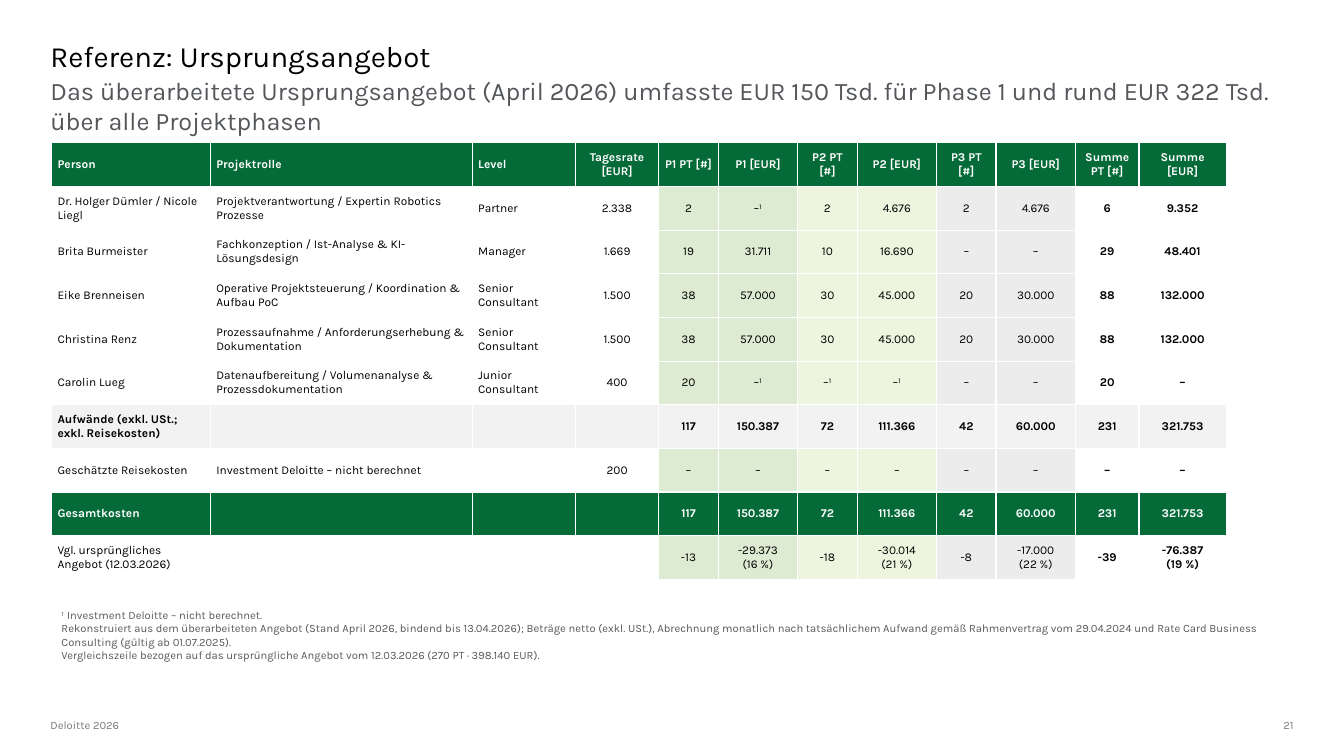
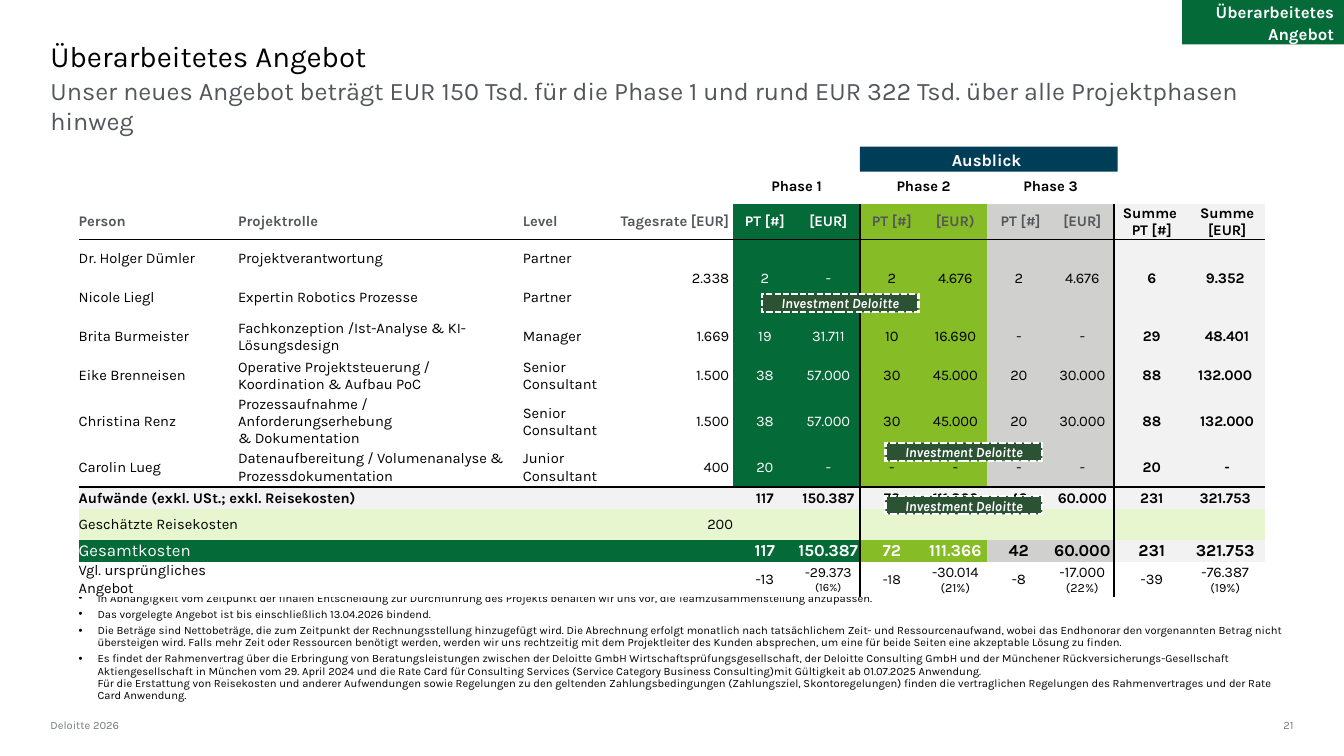
Before and after one commit to brenneisen-e/01_ki-arbeitsplatz, a slide deck: slide 21 of Bestandsuebertragung/kontextdokumente/20260702_ERGO_HR Sales_Makler meets KI_Angebot Deloitte_vworking.pptx. Drawn at 1344x756 pixels with LibreOffice and Linux fonts; fonts in the diff are those of the drawing. Boxes give left, top, right and bottom in pixels: in the first picture for what was removed or moved away, otherwise in the second. Text is boxed around its words. In the diff, an @@ line names an element or a change of style, - is before the commit and + after.

```diff
--- a/Bestandsuebertragung/kontextdokumente/20260702_ERGO_HR Sales_Makler meets KI_Angebot Deloitte_vworking.pptx
+++ b/Bestandsuebertragung/kontextdokumente/20260702_ERGO_HR Sales_Makler meets KI_Angebot Deloitte_vworking.pptx
@@ rectangle added at bbox=[1183, 0, 1344, 44], fill #046A38, 12 pt, text #FFFFFF, bold @@
+Überarbeitetes Angebot
@@ title at bbox=[50, 43, 366, 74]: text changed @@
-Referenz: Ursprungsangebot
+Überarbeitetes Angebot
@@ text at bbox=[50, 82, 1237, 136]: text changed @@
-Das überarbeitete Ursprungsangebot (April 2026) umfasste EUR 150 Tsd. für Phase 1 und rund EUR 322 Tsd. über alle Projektphasen
+Unser neues Angebot beträgt EUR 150 Tsd. für die Phase 1 und rund EUR 322 Tsd. über alle Projektphasen hinweg
@@ table at bbox=[79, 147, 1265, 601] @@
-Person | Projektrolle | Level | Tagesrate [EUR] | P1 PT [#] | P1 [EUR] | P2 PT [#] | P2 [EUR] | P3 PT [#] | P3 [EUR] | Summe PT [#] | Summe [EUR]
-Dr. Holger Dümler / Nicole Liegl | Projektverantwortung / Expertin Robotics Prozesse | Partner | 2.338 | 2 | –¹ | 2 | 4.676 | 2 | 4.676 | 6 | 9.352
-Brita Burmeister | Fachkonzeption / Ist-Analyse & KI-Lösungsdesign | Manager | 1.669 | 19 | 31.711 | 10 | 16.690 | – | – | 29 | 48.401
-Eike Brenneisen | Operative Projektsteuerung / Koordination & Aufbau PoC | Senior Consultant | 1.500 | 38 | 57.000 | 30 | 45.000 | 20 | 30.000 | 88 | 132.000
-Christina Renz | Prozessaufnahme / Anforderungserhebung & Dokumentation | Senior Consultant | 1.500 | 38 | 57.000 | 30 | 45.000 | 20 | 30.000 | 88 | 132.000
-Carolin Lueg | Datenaufbereitung / Volumenanalyse & Prozessdokumentation | Junior Consultant | 400 | 20 | –¹ | –¹ | –¹ | – | – | 20 | –
-Aufwände (exkl. USt.; exkl. Reisekosten) |  |  |  | 117 | 150.387 | 72 | 111.366 | 42 | 60.000 | 231 | 321.753
-Geschätzte Reisekosten | Investment Deloitte – nicht berechnet |  | 200 | – | – | – | – | – | – | – | –
-Gesamtkosten |  |  |  | 117 | 150.387 | 72 | 111.366 | 42 | 60.000 | 231 | 321.753
-Vgl. ursprüngliches Angebot (12.03.2026) |  |  |  | -13 | -29.373 / (16 %) | -18 | -30.014 / (21 %) | -8 | -17.000 / (22 %) | -39 | -76.387 / (19 %)
+ |  |  |  |  |  |  |  |  |  |  |  | 
+ |  |  |  |  | Phase 1 |  | Phase 2 |  | Phase 3 |  |  | 
+Person | Projektrolle |  | Level | Tagesrate [EUR] | PT [#] | [EUR] | PT [#] | [EUR) | PT [#] | [EUR] | Summe / PT [#] | Summe / [EUR]
+Dr. Holger Dümler | Projektverantwortung |  | Partner | 2.338 | 2 | - | 2 | 4.676 | 2 | 4.676 | 6 | 9.352
+Nicole Liegl | Expertin Robotics Prozesse |  | Partner |  |  |  |  |  |  |  |  | 
+Brita Burmeister | Fachkonzeption /Ist-Analyse & KI-Lösungsdesign |  | Manager | 1.669 | 19 | 31.711 | 10 | 16.690 | - | - | 29 | 48.401
+Eike Brenneisen | Operative Projektsteuerung / / Koordination & Aufbau PoC |  | Senior Consultant | 1.500 | 38 | 57.000 | 30 | 45.000 | 20 | 30.000 | 88 | 132.000
+Christina Renz | Prozessaufnahme / Anforderungserhebung / & Dokumentation |  | Senior Consultant | 1.500 | 38 | 57.000 | 30 | 45.000 | 20 | 30.000 | 88 | 132.000
+Carolin Lueg | Datenaufbereitung / Volumenanalyse & Prozessdokumentation |  | Junior Consultant | 400 | 20 | - | - | - | - | - | 20 | -
+Aufwände (exkl. USt.; exkl. Reisekosten) |  |  |  |  | 117 | 150.387 | 72 | 111.366 | 42 | 60.000 | 231 | 321.753
+Geschätzte Reisekosten |  |  |  | 200 |  |  |  |  |  |  |  | 
+Gesamtkosten |  |  |  |  | 117 | 150.387 | 72 | 111.366 | 42 | 60.000 | 231 | 321.753
+Vgl. ursprüngliches Angebot |  |  |  |  | -13 | -29.373 (16%) | -18 | -30.014 (21%) | -8 | -17.000 (22%) | -39 | -76.387 (19%)
@@ table: place and size @@
-table at bbox=[51, 143, 1227, 580]
+table at bbox=[79, 147, 1265, 601]
@@ rectangle added at bbox=[860, 146, 1118, 171], fill #003E58, 12 pt, text #FFFFFF, bold @@
+Ausblick
@@ rectangle added at bbox=[762, 293, 920, 312], fill #2C5234, outline #FFFFFF 1.5 pt dashed, 10 pt, text #FFFFFF, bold, italic @@
+Investment Deloitte
@@ rectangle added at bbox=[885, 443, 1043, 461], fill #2C5234, outline #FFFFFF 1.5 pt dashed, 10 pt, text #FFFFFF, bold, italic @@
+Investment Deloitte
@@ rectangle added at bbox=[885, 496, 1043, 514], fill #2C5234, outline #FFFFFF 1.5 pt dashed, 10 pt, text #FFFFFF, bold, italic @@
+Investment Deloitte
@@ text at bbox=[79, 575, 1282, 702]: text changed; text colour #595959 to #000000 @@
-¹ Investment Deloitte – nicht berechnet.
-Rekonstruiert aus dem überarbeiteten Angebot (Stand April 2026, bindend bis 13.04.2026); Beträge netto (exkl. USt.), Abrechnung monatlich nach tatsächlichem Aufwand gemäß Rahmenvertrag vom 29.04.2024 und Rate Card Business Consulting (gültig ab 01.07.2025).
-Vergleichszeile bezogen auf das ursprüngliche Angebot vom 12.03.2026 (270 PT · 398.140 EUR).
+Kommentare:
+• In Abhängigkeit vom Zeitpunkt der finalen Entscheidung zur Durchführung des Projekts behalten wir uns vor, die Teamzusammenstellung anzupassen.
+• Das vorgelegte Angebot ist bis einschließlich 13.04.2026 bindend.
+• Die Beträge sind Nettobeträge, die zum Zeitpunkt der Rechnungsstellung hinzugefügt wird. Die Abrechnung erfolgt monatlich nach tatsächlichem Zeit- und Ressourcenaufwand, wobei das Endhonorar den vorgenannten Betrag nicht übersteigen wird. Falls mehr Zeit oder Ressourcen benötigt werden, werden wir uns rechtzeitig mit dem Projektleiter des Kunden absprechen, um eine für beide Seiten eine akzeptable Lösung zu finden.
+• Es findet der Rahmenvertrag über die Erbringung von Beratungsleistungen zwischen der Deloitte GmbH Wirtschaftsprüfungsgesellschaft, der Deloitte Consulting GmbH und der Münchener Rückversicherungs-Gesellschaft Aktiengesellschaft in München vom 29. April 2024 und die Rate Card für Consulting Services (Service Category Business Consulting)mit Gültigkeit ab 01.07.2025 Anwendung.
+  Für die Erstattung von Reisekosten und anderer Aufwendungen sowie Regelungen zu den geltenden Zahlungsbedingungen (Zahlungsziel, Skontoregelungen) finden die vertraglichen Regelungen des Rahmenvertrages und der Rate Card Anwendung.
@@ text "Kommentare:" at bbox=[79, 575, 1282, 702]: vertical alignment top to bottom @@
```
Also in this commit, not shown: 5 other slides changed.
